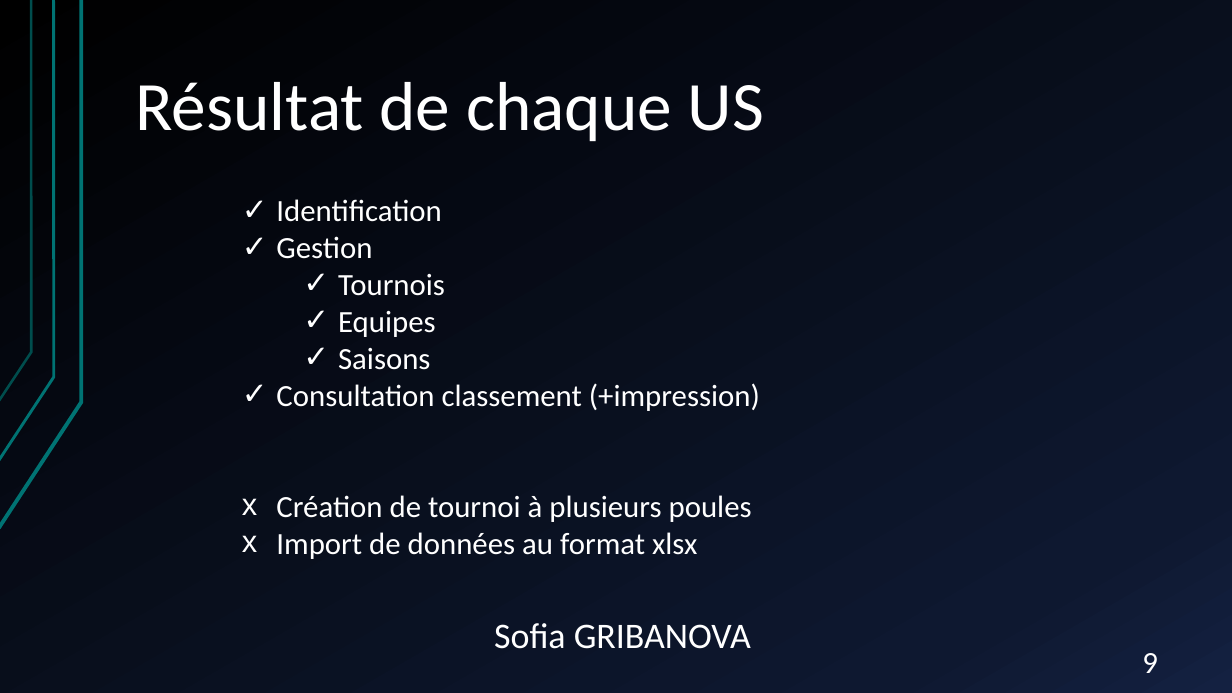
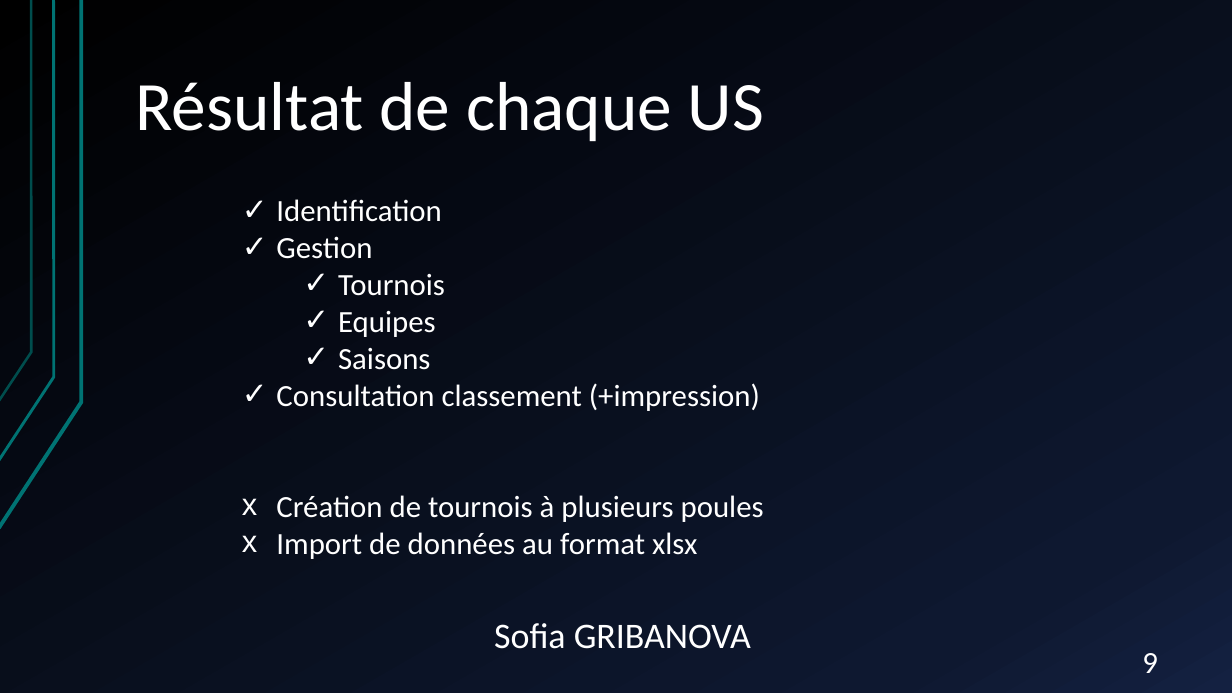
Before and after one commit to gamingdy/tesm-esport-manager, a slide deck: slide 9 of TESM E-Sporter Manager.pptx. Drawn at 1232x693 pixels with LibreOffice and Linux fonts; fonts in the diff are those of the drawing. Boxes give left, top, right and bottom in pixels: in the first picture for what was removed or moved away, otherwise in the second. Text is boxed around its words. In the diff, an @@ line names an element or a change of style, - is before the commit and + after.

```diff
--- a/TESM E-Sporter Manager.pptx
+++ b/TESM E-Sporter Manager.pptx
@@ text at (276,495,764,522): text changed @@
-x Création de tournoi à plusieurs poules
+x Création de tournois à plusieurs poules
```
Also in this commit, not shown: 3 other slides changed.
